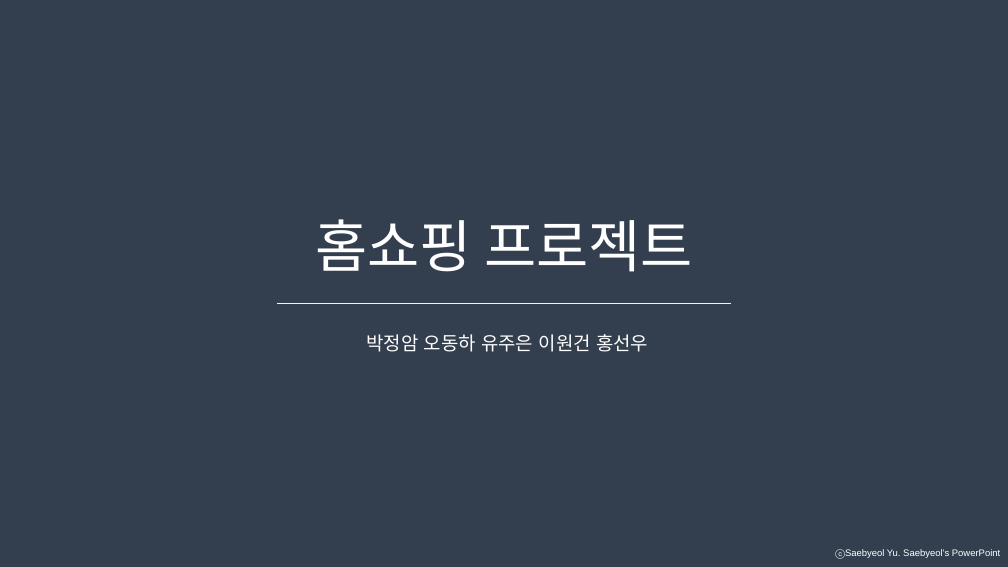
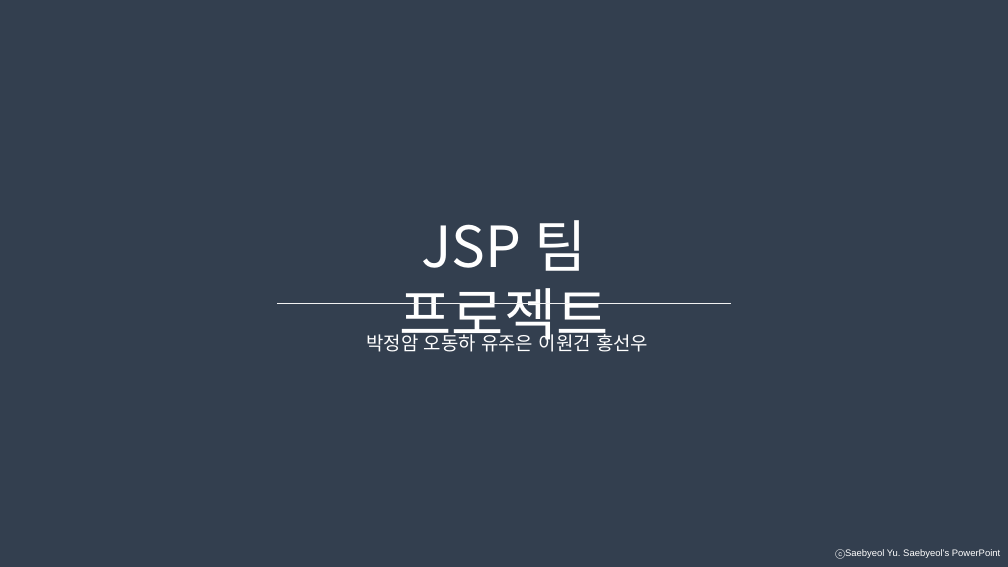
Before and after one commit to geoni4/summary, a slide deck: slide 1 of 프로젝트 발표자료 모음/jsp-servlet 발표 자료/jsp-servlet 발표자료.pptx. Drawn at 1008x567 pixels with LibreOffice and Linux fonts; fonts in the diff are those of the drawing. Boxes give left, top, right and bottom in pixels: in the first picture for what was removed or moved away, otherwise in the second. Text is boxed around its words. In the diff, an @@ line names an element or a change of style, - is before the commit and + after.

```diff
--- a/프로젝트 발표자료 모음/jsp-servlet 발표 자료/jsp-servlet 발표자료.pptx
+++ b/프로젝트 발표자료 모음/jsp-servlet 발표 자료/jsp-servlet 발표자료.pptx
@@ text at <box>400,220,609,350</box>: text changed @@
-홈쇼핑 프로젝트
+JSP 팀 프로젝트
```
Also in this commit, not shown: 3 other files.
